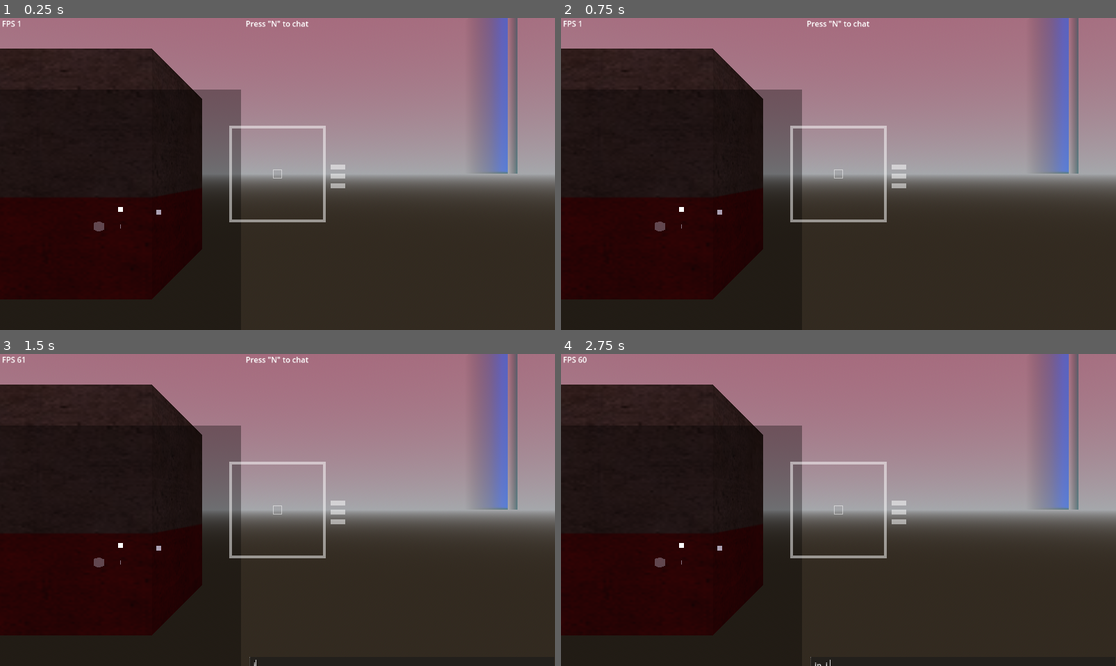
Above: before the commit, frames 1-4 (two rows, left to right).
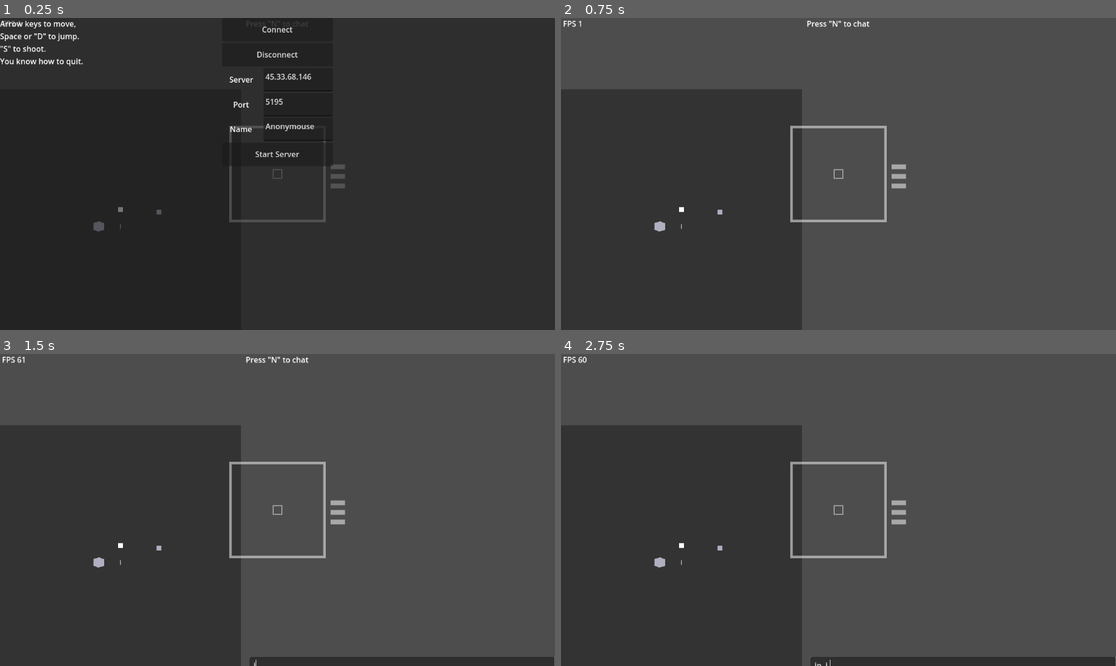
Above: after the commit, the same moments.

Repository: Gabooot/rebuild
Game: Godot game, scene res://game.tscn
Two runs of this game, one before a commit and one after it. Both use one fixed random seed, a clock stepped at 60 frames per second and the inputs below.
Inputs (mouse positions are in pixels of both pictures, inside the frame that each line leads up to):
- Up to frame 1 (0.25 s): no input
- Up to frame 2 (0.75 s): click (838, 30) at 0.5 s, where only the run after the commit has a clickable "Connect"
- Up to frame 3 (1.5 s): tap N (toggle_all_chat) at 1.25 s; hold Right (turn_right) from 1.28 s (still down); hold Space (jump) from 1.28 s (still down); tap I (spawn) at 1.35 s
- Up to frame 4 (2.75 s): tap N (toggle_all_chat) at 2 s; release Right (turn_right) at 2.03 s; release Space (jump) at 2.03 s; hold Down (move_backward) from 2.03 s (still down); tap Space (jump) at 2.1, 2.27, 2.57 s; tap I (spawn) at 2.3 s

The runs differ from the first frame. In frame 1, 52% of the frame differs, in the area x 0-100%, y 0-100%; in frame 2, 97%; in frame 3, 95%; in frame 4, 95%.

Commit message:
Crimes against refactoring

Diff:
--- a/ENET.gd
+++ b/ENET.gd
@@ -35,8 +35,10 @@
 	multiplayer.set_multiplayer_peer(client)
 	return error
 
+@rpc("reliable")
 func add_player(player_array : Array, tank_type : String) -> void:
-	base.emit_signal("player_added",{"id": player_array[0], "name": player_array[1], "type": tank_type})
+	print("Adding player")
+	base.emit_signal("player_added", player_array[0], player_array[1], tank_type)
 
 func _on_client_connected(id):
 	self._add_client(id)
@@ -56,36 +58,41 @@
 		rpc_id(id, "sync_new_player", get_client_friendly_data(), id)
 	elif patient:
 		if not (null in patient):
+			print("player ready to add")
 			self._server_add_player(patient.slice(0,2))
 			self.current_patient = null
 		elif (patient[3] - Time.get_ticks_msec()) > TIMEOUT_ON_JOIN:
 			multiplayer.network_peer.disconnect_peer(patient[1], true)
 			self.current_patient = null
 		else:
+			print("Resolving player status: ", current_patient)
 			return
 	else:
 		return
 
 func _server_add_player(player_array : Array) -> void:
+	print("Server attempting to add new player")
 	for id in active_ids:
 		rpc_id(id, "add_player", player_array, "client")
-	rpc_id(player_array[1], "add_player", player_array, "player")
+	rpc_id(player_array[0], "add_player", player_array, "player")
 	self.add_player(player_array, "server")
 	self.active_ids.append(player_array[1])
 
 @rpc("reliable")
 func sync_new_player(names : Dictionary, passkey : int) -> void:
+	print("Syncing existing players")
 	for key in names:
 		names[key].tank = base._create_tank("client")
 	base.player_dictionary = names
 	rpc_id(1, "add_new_player_name", get_parent().public_name)
 	%UDP.start_client(passkey)
-	base.game_logic = base.game_loop
+	base.game_logic = base._game_loop
 
 
 @rpc("any_peer", "reliable")
 func add_new_player_name(player_name : String) -> void:
-	if multiplayer.get_remote_sender_id() != self.current_patient[1]:
+	print("Received new player name: ", player_name)
+	if multiplayer.get_remote_sender_id() != self.current_patient[0]:
 		return
 	else:
 		self.current_patient[1] = player_name
--- a/HUD.gd
+++ b/HUD.gd
@@ -3,7 +3,8 @@
 
 # Called when the node enters the scene tree for the first time.
 func _ready():
-	self.toggle_in_game_ui
+	self.toggle_in_game_ui()
+	pass
 
 
 # Called every frame. 'delta' is the elapsed time since the previous frame.
--- a/Network.gd
+++ b/Network.gd
@@ -1,6 +1,7 @@
 # Public interface for frankenstein networking setup
 extends Node
 
+@onready var base = get_node("/root/game")
 var public_name : String = "Anonymouse"
 # Called when the node enters the scene tree for the first time.
 func _ready():
@@ -11,13 +12,13 @@
 func _process(_delta):
 	pass
 
-# Don't call this before starting network
 func poll() -> Array[OrderedInput]:
 	return %UDP.poll()
 
 func start_server(port : int) -> Error:
 	var error = %ENET.start_server(port)
 	%UDP.start_server(port - 1)
+	base.game_logic = base._game_loop
 	return error
 
 func start_client(nickname : String, address : String, port : int) -> Error:
@@ -25,10 +26,12 @@
 	var error = %ENET.start_client(address, port)
 	%UDP.server_address = address
 	%UDP.server_port = port - 1
+	base.game_logic = base._game_loop
 	return error
 
 #Send unreliable updates (Array of OrderedInputs) via raw UDP.
 func send_updates(updates : Array[OrderedInput]) -> void:
+	#print("Sending updates", multiplayer.is_server())
 	%UDP.send_updates(updates)
 
 func disconnect_from_server() -> void:
--- a/UDP.gd
+++ b/UDP.gd
@@ -1,7 +1,7 @@
 extends Node
-var client = PacketPeerUDP.new()
-var server = UDPServer.new()
-var polling_method : Callable = self.poll_client
+var client = null
+var server = null
+var polling_method : Callable = self._polling_off
 var input_method : Callable = self.send_inputs_to_server
 var peers : Array = []
 
@@ -15,7 +15,9 @@
 
 # Called every frame. 'delta' is the elapsed time since the previous frame.
 func _process(delta):
-	pass
+	if server:
+		server.poll()
+		self.initialize_new_clients()
 
 func poll() -> Array[OrderedInput]:
 	return polling_method.call()
@@ -24,37 +26,47 @@
 	return input_method.call(inputs)
 
 func start_client(passkey : int, address : String=server_address, port : int=server_port) -> Error:
+	client = PacketPeerUDP.new()
+	print("Starting UDP client at ", address, " ", port)
 	polling_method = self.poll_client
 	input_method = self.send_inputs_to_server
-	client.connect_to_host(address, port)
-	var err = client.put_packet(var_to_bytes(passkey))
+	var err = client.connect_to_host("127.0.0.1", 5194)
+	client.put_var(passkey)
+	print("Client error: ", err)
 	return err
 
 func start_server(port : int) -> Error:
+	server = UDPServer.new()
+	print("Starting UDP server at port ", port)
 	polling_method = self.poll_server
 	input_method = self.send_inputs_to_clients
 	var error = server.listen(port)
+	print("Server error: ", error)
 	return error
 
 func initialize_new_clients() -> void:
 	if server.is_connection_available():
+		print("Received UDP connection")
 		var peer : PacketPeerUDP = server.take_connection()
 		var packet = peer.get_packet()
 		var error = peer.get_packet_error()
 		if (error == OK) and (%ENET.current_patient):
 			var data = bytes_to_var(packet)
+			print("Received starting data: ", data)
 			if data == %ENET.current_patient[0]:
+				print("not sus")
 				%ENET.current_patient[2] = true
 				self.peers.append([peer, data])
 	else:
 		return
 
-func send_inputs_to_server(inputs : Array[PlayerInput]) -> void:
+func send_inputs_to_server(inputs : Array[OrderedInput]) -> void:
 	for input in inputs:
 		client.put_packet(input.to_byte_array())
 
-func poll_server() -> Array[PlayerInput]:
-	var inputs = []
+func poll_server() -> Array[OrderedInput]:
+	#print("polling server")
+	var inputs : Array[OrderedInput] = []
 	for peer in peers:
 		while peer[0].get_available_packet_count() > 0:
 			var packet = bytes_to_var(peer[0].get_packet())
@@ -63,21 +75,28 @@
 			else:
 				packet.append(peer[1])
 			packet = PlayerInput.new.callv(packet)
+			#print("Server interpreted packet: ", packet.speed, " ", packet.jumped)
 			inputs.append(packet)
 	return inputs
 
 # TODO combine packets optimally
-func send_inputs_to_clients(inputs : Array[ServerInput]) -> void:
+func send_inputs_to_clients(inputs : Array[OrderedInput]) -> void:
 	var byte_arrays : Array[PackedByteArray]= []
 	for input in inputs:
+		#print("Sending... ", bytes_to_var(input.to_byte_array()))
 		byte_arrays.append(input.to_byte_array())
 	for peer in self.peers:
 		for byte_array in byte_arrays:
 			peer[0].put_packet(byte_array)
 
-func poll_client() -> Array[ServerInput]:
-	var packets : Array[ServerInput] = []
+func poll_client() -> Array[OrderedInput]:
+	#print("polling client")
+	var packets : Array[OrderedInput] = []
 	while client.get_available_packet_count() > 0:
 		var packet = client.get_packet()
+		#print("Client received packet: ", bytes_to_var(packet))
 		packets.append(ServerInput.new.callv(bytes_to_var(packet)))
 	return packets
+
+func _polling_off() -> Array[OrderedInput]:
+	return []
--- a/base.gd
+++ b/base.gd
@@ -42,18 +42,27 @@
 func apoptose(player):
 	player.queue_free()
 
-func game_loop() -> void:
+func _game_loop() -> void:
 	var updates : Array[OrderedInput] = Network.poll()
 	var players = player_dictionary.keys()
 	var new_inputs : Array[OrderedInput] = []
 
 	for update in updates:
+		if not multiplayer.is_server():
+			print("update received: ", bytes_to_var(update.to_byte_array()))
+		#print("Getting updates: ", updates)
 		var player = player_dictionary.get(update.id)
 		if player:
+			if not multiplayer.is_server():
+				print("Found player: ", player.tank)
 			player.tank.add_ordered_input(update)
-			var result = player.tank.update_from_input()
-			if result:
-				new_inputs.append(result)
+	#print("Player dictionary: ", self.player_dictionary, " ", multiplayer.is_server())
+
+	for id in player_dictionary.keys():
+		var result = player_dictionary[id].tank.update_from_input()
+		if result:
+			result.id = id
+			new_inputs.append(result)
 
 	Network.send_updates(new_inputs)
 
@@ -65,10 +74,13 @@
 func _on_player_added(id : int, player_name : String, type : String) -> void:
 	var player_dict = {"name": player_name, "score": 0, "tank": null}
 	player_dict.tank = self._create_tank(type)
+	player_dictionary[id] = player_dict
+	if multiplayer.is_server():
+		print("Server player dictionary: ", self.player_dictionary)
 
 func _create_tank(type : String) -> Node:
 	var tank_tscn : PackedScene
-	var new_tank : Node3D
+	var new_tank : Node
 
 	match type:
 		"server":
@@ -79,7 +91,7 @@
 			tank_tscn = preload("res://player.tscn")
 
 	new_tank = tank_tscn.instantiate()
-	new_tank.global_position = self._spawn()
+	#new_tank.change_global_position(self._spawn())
 	self.add_child(new_tank)
 	return new_tank
 
--- a/game.tscn
+++ b/game.tscn
@@ -1,12 +1,8 @@
-[gd_scene load_steps=43 format=3 uid="uid://c7xns8f3lcqry"]
+[gd_scene load_steps=38 format=3 uid="uid://c7xns8f3lcqry"]
 
 [ext_resource type="Script" path="res://base.gd" id="1_gsxox"]
-[ext_resource type="Script" path="res://ENETServer.gd" id="2_48e4v"]
 [ext_resource type="Script" path="res://Network.gd" id="2_hg1ab"]
-[ext_resource type="Script" path="res://server.gd" id="2_jja4c"]
 [ext_resource type="Texture2D" uid="uid://c3wjtmtk32syv" path="res://BZtextures/std_ground.png" id="2_w8ucs"]
-[ext_resource type="Script" path="res://ENETClient.gd" id="3_6mai3"]
-[ext_resource type="Script" path="res://client.gd" id="3_ftabj"]
 [ext_resource type="Script" path="res://block.gd" id="3_si3qn"]
 [ext_resource type="Script" path="res://UDP.gd" id="3_tgw5c"]
 [ext_resource type="Texture2D" uid="uid://be0yonubji1xy" path="res://BZtextures/red_basewall.png" id="4_h43vm"]
@@ -18,7 +14,6 @@
 [ext_resource type="PackedScene" uid="uid://daggmd4aqd6y0" path="res://teleporter.tscn" id="7_jsc8d"]
 [ext_resource type="Texture2D" uid="uid://b8dnnpndx0lvr" path="res://BZtextures/thief.png" id="8_f35fj"]
 [ext_resource type="Script" path="res://radar_player.gd" id="17_6bg2e"]
-[ext_resource type="PackedScene" uid="uid://diuumloyswqdn" path="res://player.tscn" id="17_hiwl3"]
 [ext_resource type="Script" path="res://fps.gd" id="19_5uswt"]
 [ext_resource type="Script" path="res://shot_counter.gd" id="19_xhd1t"]
 [ext_resource type="Script" path="res://input_field.gd" id="22_kd2gg"]
@@ -116,22 +111,6 @@
 unique_name_in_owner = true
 script = ExtResource("4_nnbv8")
 
-[node name="ENETServer" type="Node" parent="."]
-unique_name_in_owner = true
-script = ExtResource("2_48e4v")
-
-[node name="ENETClient" type="Node" parent="."]
-unique_name_in_owner = true
-script = ExtResource("3_6mai3")
-
-[node name="UDPserver" type="Node" parent="."]
-unique_name_in_owner = true
-script = ExtResource("2_jja4c")
-
-[node name="UDPclient" type="Node" parent="."]
-unique_name_in_owner = true
-script = ExtResource("3_ftabj")
-
 [node name="DirectionalLight3D" type="DirectionalLight3D" parent="."]
 transform = Transform3D(-4.37114e-08, -0.737277, -0.67559, 0, -0.67559, 0.737277, -1, 3.22274e-08, 2.9531e-08, 0, 0, 0)
 light_color = Color(0.972549, 0, 0.576471, 1)
@@ -240,9 +219,6 @@
 [node name="pyraCollision" type="CollisionShape3D" parent="pyramid"]
 shape = SubResource("ConvexPolygonShape3D_sp88i")
 script = ExtResource("6_faxj8")
-
-[node name="player" parent="." instance=ExtResource("17_hiwl3")]
-unique_name_in_owner = true
 
 [node name="radar" type="ColorRect" parent="."]
 unique_name_in_owner = true
--- a/input_buffer.gd
+++ b/input_buffer.gd
@@ -18,11 +18,12 @@
 		self.buffer.append(new_input)
 		self.buffer.sort_custom(func(a:OrderedInput, b:OrderedInput): return a.order > b.order)
 		if len(self.buffer) > self.max_length:
-			self._push_out_input
+			self._push_out_input()
 
 func _push_out_input() -> void:
 	self.buffer[1].shot_fired = (self.buffer[0].shot_fired or self.buffer[1].shot_fired)
 	self.buffer.pop_back()
 
+
 func take() -> OrderedInput:
 	return self.buffer[-1]
--- a/player.gd
+++ b/player.gd
@@ -5,7 +5,7 @@
 const MIN_ANGLE_TO_INTERPOLATE = 0.01
 
 var recent_server_data = Array()
-var input_stream = Array()
+var input_stream : Array[OrderedInput] = [PlayerInput.new(),]
 var current_packet_number = 0
 
 var interpolates = 0.0
@@ -21,7 +21,7 @@
 		var stats =  (self.interpolates + self.teles) / self.total
 		print("Stats, # of interpolations: ", self.interpolates, " # of teleports: ", self.teles, " /total: ", stats)
 
-func get_player_input() -> Dictionary:
+func get_player_input() -> OrderedInput:
 	var game_input = PlayerInput.new()
 
 	game_input.rotation = Input.get_action_strength("turn_left") - Input.get_action_strength("turn_right")
@@ -35,6 +35,10 @@
 
 	return game_input
 
+func change_global_position(new_position : Vector3) -> void:
+	%server_tracker.global_position = new_position
+	%input_tracker.global_position = new_position
+
 func add_ordered_input(input : ServerInput) -> void:
 	%server_tracker.buffer.add(input)
 
@@ -42,7 +46,7 @@
 	var current_input = self.get_player_input()
 	input_stream.append(current_input)
 
-	%server_tracker.predict_transform(%server_tracker.buffer.take())
+	%server_tracker.predict_transform()
 	%input_tracker.rotate_from_input(current_input)
 	%input_tracker.move_from_input(current_input)
 	self._determine_error()
@@ -81,6 +85,7 @@
 		print("Warning: stop trying to correct 0 error!")
 		return
 	var interp_percent = min((step / error), 1)
+	#print("Transforms: ", %input_tracker.global_transform, " ", %server_tracker.global_transform)
 	%input_tracker.global_transform = %input_tracker.global_transform.interpolate_with(%server_tracker.global_transform, interp_percent)
 
 func add_bullets() -> void:
--- a/player_input_buffer.gd
+++ b/player_input_buffer.gd
@@ -19,4 +19,5 @@
 	self.buffer.pop_back()
 
 func take() -> PlayerInput:
+	#print("Returning... ", bytes_to_var(buffer[-1].to_byte_array()))
 	return super()
--- a/radar_face.gd
+++ b/radar_face.gd
@@ -10,6 +10,6 @@
 
 # Called every frame. 'delta' is the elapsed time since the previous frame.
 func _process(_delta):
-	var height_delta = abs(get_node("/root/game/player/input_tracker").global_position.y - self.height)
+	var height_delta = 0 #abs(get_node("/root/game/player/input_tracker").global_position.y - self.height)
 	self.color = Color(0.9, 0.9, 1, (0.7 - (height_delta / 10)))
 	self.scale = Vector2(RADAR_SCALE, RADAR_SCALE)
--- a/radar_player.gd
+++ b/radar_player.gd
@@ -7,11 +7,12 @@
 # Called when the node enters the scene tree for the first time.
 func _ready():
 	self.RADAR_SCALE = get_node("/root/game").RADAR_SCALE
-	self.player = get_node("/root/game/player/input_tracker")
+	#self.player = get_node("/root/game/player/input_tracker")
 	self.position = Vector2(250,250)
 
 
 # Called every frame. 'delta' is the elapsed time since the previous frame.
 func _process(delta):
-	self.twod_position = Vector2(player.global_position.x * RADAR_SCALE, player.global_position.z * RADAR_SCALE)
-	self.twod_rotation = player.global_rotation.y
+	if player:
+		self.twod_position = Vector2(player.global_position.x * RADAR_SCALE, player.global_position.z * RADAR_SCALE)
+		self.twod_rotation = player.global_rotation.y
--- a/server_button.gd
+++ b/server_button.gd
@@ -13,6 +13,4 @@
 
 func _on_button_down():
 	print("starting server")
-	get_node("/root/game/UDPserver").start_server()
-	get_node("/root/game/ENETServer").start_server(5195)
-	get_parent().exit()
+	get_node("/root/game/Network").start_server(5195)
--- a/server_input.gd
+++ b/server_input.gd
@@ -5,16 +5,19 @@
 var quat : Quaternion
 var origin : Vector3
 var velocity : Vector3
+var angular_velocity : float
 var shot_fired : bool
 
-func _init(quat:Quaternion=Quaternion(0,0,0,0),origin:Vector3=Vector3(0,0,0),\
-velocity:Vector3=Vector3(0,0,0),shot_fired:bool=false,id:int=0):
+func _init(quat:Quaternion=Quaternion(1,0,0,0),origin:Vector3=Vector3(0,0,0),\
+velocity:Vector3=Vector3(0,0,0),angular_velocity:float=0.0,shot_fired:bool=false,order:int=0,id:int=0,):
 	self.id = id
 	self.quat = quat
 	self.origin = origin
 	self.velocity = velocity
+	self.angular_velocity = angular_velocity
 	self.shot_fired = shot_fired
+	self.order = order
 
 
 func to_byte_array() -> PackedByteArray:
-	return var_to_bytes([self.id, self.quat, self.origin, self.velocity, self.shot_fired])
+	return var_to_bytes([self.quat, self.origin, self.velocity, self.angular_velocity, self.shot_fired, self.order, self.id,])
--- a/server_tracker.gd
+++ b/server_tracker.gd
@@ -5,8 +5,10 @@
 func _start_buffer() -> void:
 	self.buffer = InputBuffer.new(ServerInput.new(), buffer_length)
 
-func predict_transform(data) -> void:
+func predict_transform(data:OrderedInput=self.buffer.take()) -> void:
+	#print("incoming packet: ", data.quat, " ", data.origin, " Old transform: ", self.global_transform)
 	self.global_transform = Transform3D(Basis(data.quat), data.origin)
+	#print("new_transform: ", self.global_transform)
 	# Lazy way to determine if player is on floor after position reset/update
 	self.velocity = Vector3.ZERO
 	move_and_slide()
--- a/tank.gd
+++ b/tank.gd
@@ -33,6 +33,9 @@
 	pass
 
 func update_from_input(input : OrderedInput=self.buffer.take()) -> Variant:
+	'''if input and multiplayer.is_server():
+		#print("Input: ", bytes_to_var(input.to_byte_array()))
+		print("Current position: ", self.position)'''
 	rotate_from_input(input)
 	move_from_input(input)
 	if input.shot_fired and (Time.get_ticks_msec() - shot_timers[0]) > reload_time_msec:
@@ -43,8 +46,11 @@
 		self.shot_fired = false
 
 	var server_update = _get_current_server_input()
-	server_update.id = input.id
+	server_update.order = input.order
 	return server_update
+
+func change_global_position(new_position : Vector3) -> void:
+	self.global_position = new_position
 
 func add_ordered_input(input : OrderedInput) -> void:
 	assert(input is PlayerInput, "Error: server tank provided with non-player input type")
@@ -52,9 +58,10 @@
 
 func _get_current_server_input() -> ServerInput:
 	var current_transform = self.global_transform
-	var quat = Quaternion(current_transform.basis)
+	var quat = Quaternion(current_transform.basis.orthonormalized())
 	var origin = current_transform.origin
-	return ServerInput.new(quat, origin, self.velocity, self.shot_fired)
+	#print("output origin: ", origin)
+	return ServerInput.new(quat, origin, self.velocity, self.angular_velocity, self.shot_fired)
 
 func get_speed_from_input(input : PlayerInput) -> float:
 	var new_speed = 0.0
@@ -87,7 +94,7 @@
 
 	self.speed = get_speed_from_input(input)
 	self.velocity = get_velocity_from_speed(self.speed, input.jumped)
-	#print("Velocity: ", self.velocity)
+		#print("server old: ", self.global_position)
 	self.move_and_slide()
 
 func rotate_from_input(input : PlayerInput) -> void:
